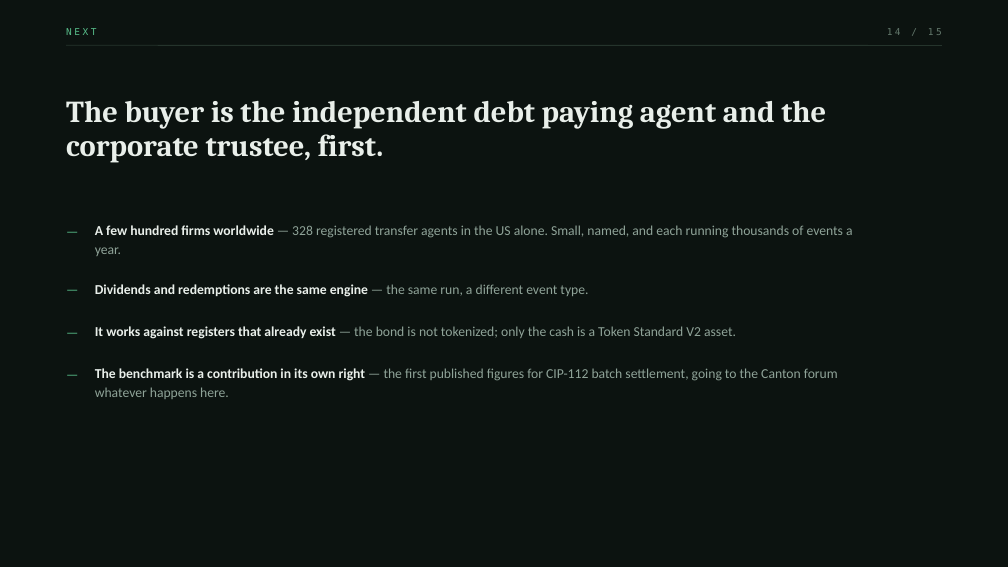
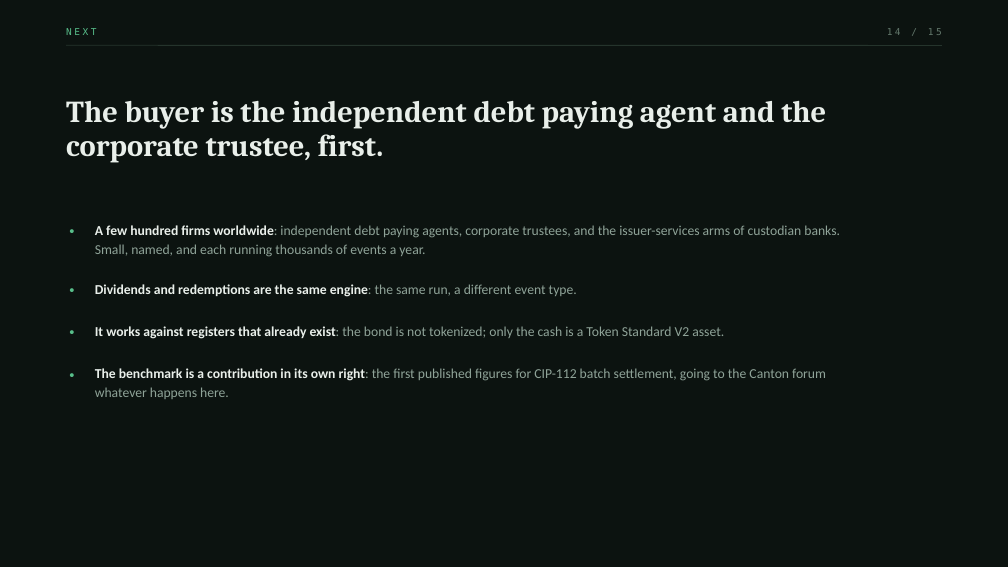
Before and after one commit to Chain-Experts/Indivisa, a slide deck: slide 14 of docs/Indivisa-pitch.pptx. Drawn at 1008x567 pixels with LibreOffice and Linux fonts; fonts in the diff are those of the drawing. Boxes give left, top, right and bottom in pixels: in the first picture for what was removed or moved away, otherwise in the second. Text is boxed around its words. In the diff, an @@ line names an element or a change of style, - is before the commit and + after.

```diff
--- a/docs/Indivisa-pitch.pptx
+++ b/docs/Indivisa-pitch.pptx
@@ text at (70, 217, 92, 241): text changed; size 13 to 20 pt; bold on @@
-—
+·
@@ text at (95, 225, 840, 257): text changed @@
-A few hundred firms worldwide — 328 registered transfer agents in the US alone. Small, named, and each running thousands of events a year.
+A few hundred firms worldwide: independent debt paying agents, corporate trustees, and the issuer-services arms of custodian banks. Small, named, and each running thousands of events a year.
@@ text at (70, 276, 92, 300): text changed; size 13 to 20 pt; bold on @@
-—
+·
@@ text at (95, 284, 577, 297): text changed @@
-Dividends and redemptions are the same engine — the same run, a different event type.
+Dividends and redemptions are the same engine: the same run, a different event type.
@@ text at (70, 318, 92, 343): text changed; size 13 to 20 pt; bold on @@
-—
+·
@@ text at (95, 326, 724, 339): text changed @@
-It works against registers that already exist — the bond is not tokenized; only the cash is a Token Standard V2 asset.
+It works against registers that already exist: the bond is not tokenized; only the cash is a Token Standard V2 asset.
@@ text at (70, 361, 92, 385): text changed; size 13 to 20 pt; bold on @@
-—
+·
@@ text at (95, 368, 826, 399): text changed @@
-The benchmark is a contribution in its own right — the first published figures for CIP-112 batch settlement, going to the Canton forum whatever happens here.
+The benchmark is a contribution in its own right: the first published figures for CIP-112 batch settlement, going to the Canton forum whatever happens here.
```
Also in this commit, not shown: 9 other slides changed, 7 other files.
